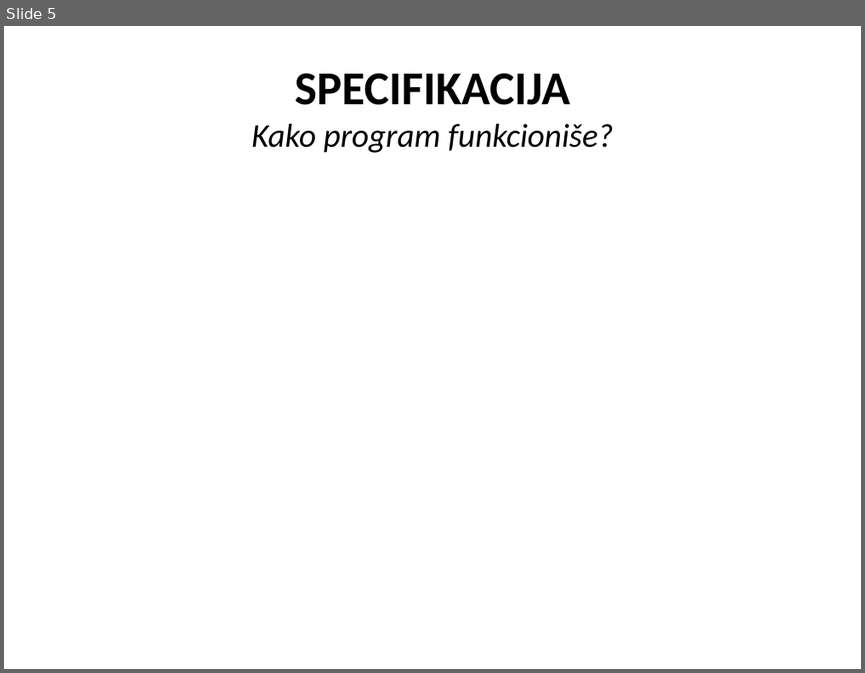
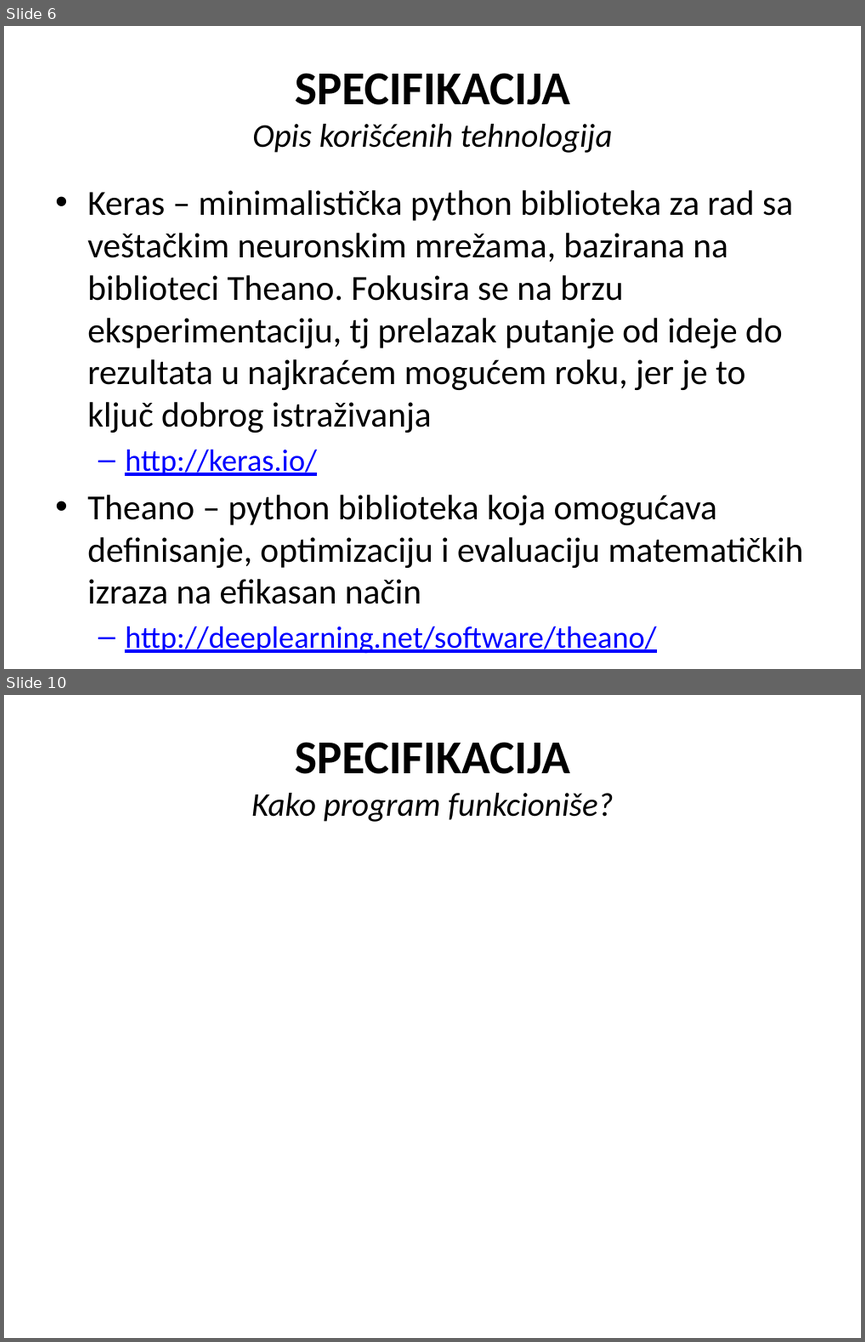
Before and after one commit to cLaki/UseTheForce, a slide deck: Upravljanje računarom na osnovu pokreta snimljenih web kamerom.pptx. Shown one above the other, each under a label of ours: slide 5 before the commit, slides 6 and 10 after it; the slides between them are not shown. The pictures are 865x673 and 865x1342 pixels, drawn with LibreOffice and Linux fonts; fonts in the diff are those of the drawing; grey boxes stand for pictures. Boxes give left, top, right and bottom in pixels: in the first picture for what was removed or moved away, otherwise in the second. Text is boxed around its words. In the diff, an @@ line names an element or a change of style, - is before the commit and + after.

```diff
--- a/Upravljanje računarom na osnovu pokreta snimljenih web kamerom.pptx
+++ b/Upravljanje računarom na osnovu pokreta snimljenih web kamerom.pptx
@@ slide 6 added at bbox=[4, 26, 861, 669], background #FFFFFF @@
@@ title added at bbox=[252, 73, 613, 153], 27.9 pt, text #000000, italic @@
+SPECIFIKACIJA
+Opis korišćenih tehnologija
@@ text added at bbox=[87, 190, 804, 604], 29.6 pt, text #000000 @@
+• Keras – minimalistička python biblioteka za rad sa veštačkim neuronskim mrežama, bazirana na biblioteci Theano. Fokusira se na brzu eksperimentaciju, tj prelazak putanje od ideje do rezultata u najkraćem mogućem roku, jer je to ključ dobrog istraživanja
+  – http://keras.io/
+• Theano – python biblioteka koja omogućava definisanje, optimizaciju i evaluaciju matematičkih izraza na efikasan način
+  – http://deeplearning.net/software/theano/
@@ what was slide 5 is now slide 10 @@
```
Also in this commit, not shown: 9 slides changed, 5 other slides added, 4 slides removed, 16 other files.
